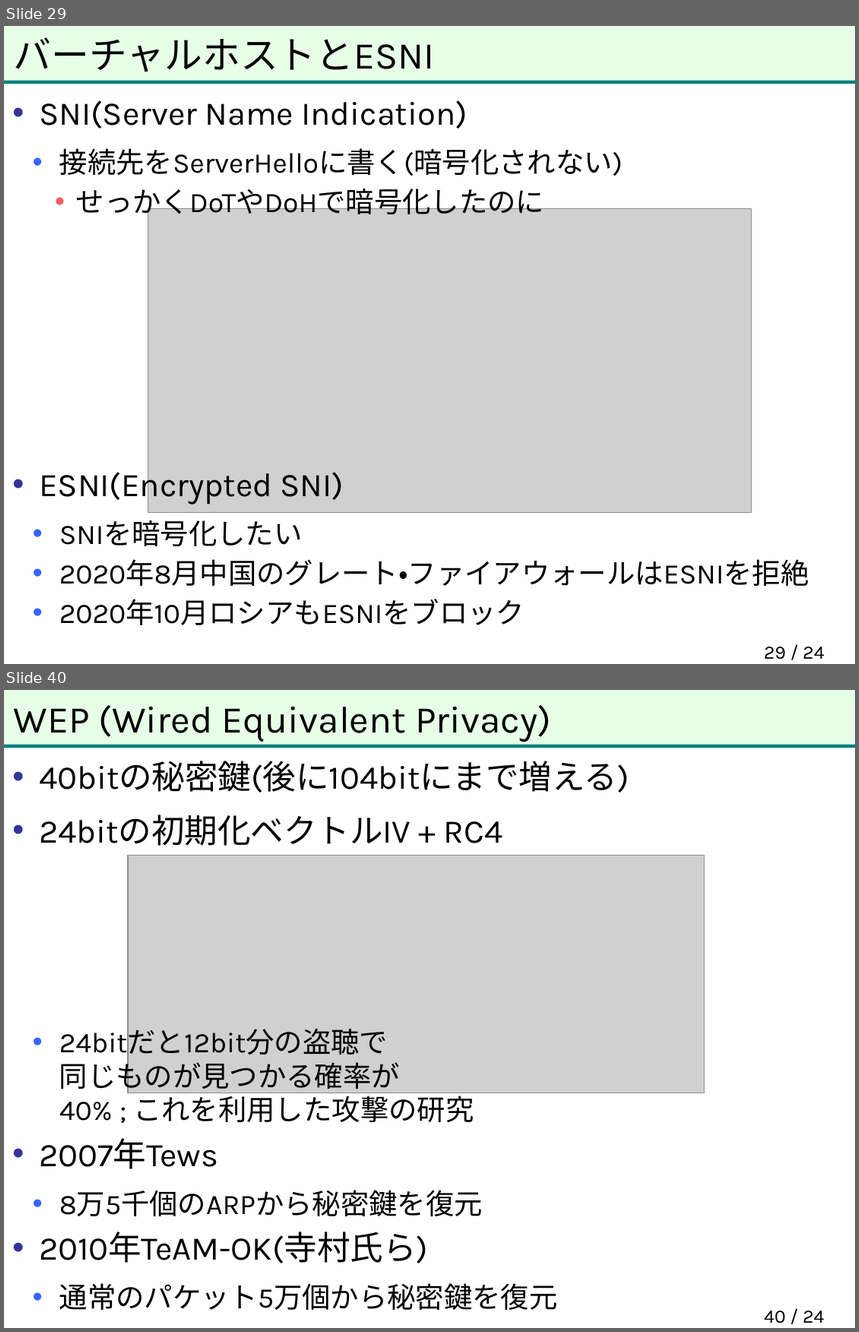
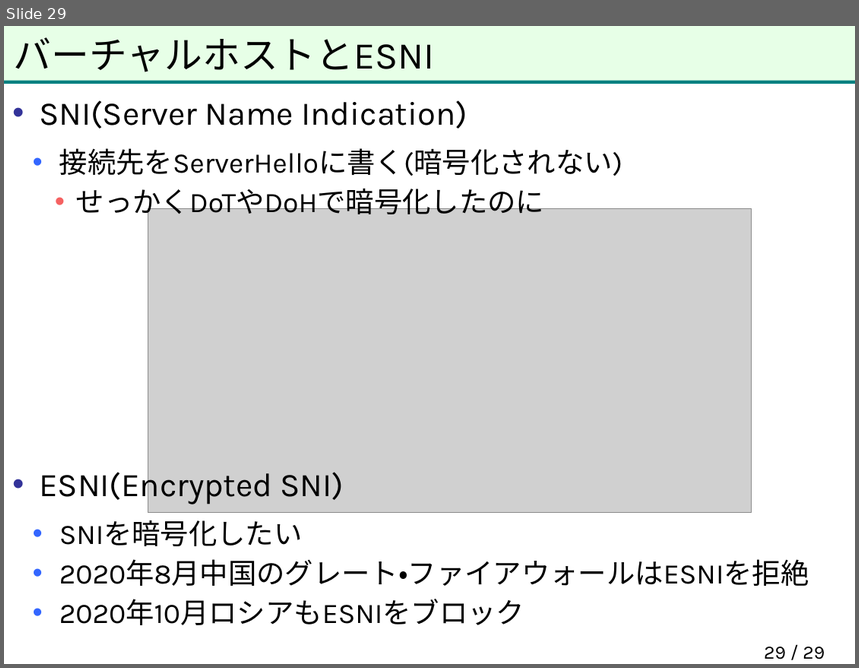
Before and after one commit to herumi/anninbon, a slide deck: lec/anninbon9.pptx. Shown one above the other, each under a label of ours: slides 29 and 40 before the commit, slide 29 after it; the slides between them are not shown. The pictures are 859x1332 and 859x668 pixels, drawn with LibreOffice and Linux fonts; fonts in the diff are those of the drawing; grey boxes stand for pictures; background and template pictures are left out. Boxes give left, top, right and bottom in pixels: in the first picture for what was removed or moved away, otherwise in the second. Text is boxed around its words. In the diff, an @@ line names an element or a change of style, - is before the commit and + after.

```diff
--- a/lec/anninbon9.pptx
+++ b/lec/anninbon9.pptx
@@ slide 40 removed at (4, 690, 855, 1328), background #FFFFFF; not listed: 2 template elements that a slide beside it also shows @@
@@ title removed at (14, 705, 551, 742) @@
-WEP (Wired Equivalent Privacy)
@@ text removed at (39, 761, 629, 1310) @@
-• 40bitの秘密鍵(後に104bitにまで増える)
-• 24bitの初期化ベクトルIV + RC4
-  • 24bitだと12bit分の盗聴で
-    同じものが見つかる確率が
-    40% ; これを利用した攻撃の研究
-• 2007年Tews
-  • 8万5千個のARPから秘密鍵を復元
-• 2010年TeAM-OK(寺村氏ら)
-  • 通常のパケット5万個から秘密鍵を復元
@@ picture removed at (129, 855, 705, 1094) @@
@@ page number removed at (764, 1311, 824, 1324) @@
-40 / 24
@@ page number at (764, 647, 825, 660): text changed @@
-29 / 24
+29 / 29
```
Also in this commit, not shown: 1 slide changed, 14 other slides removed, 1 other file.
